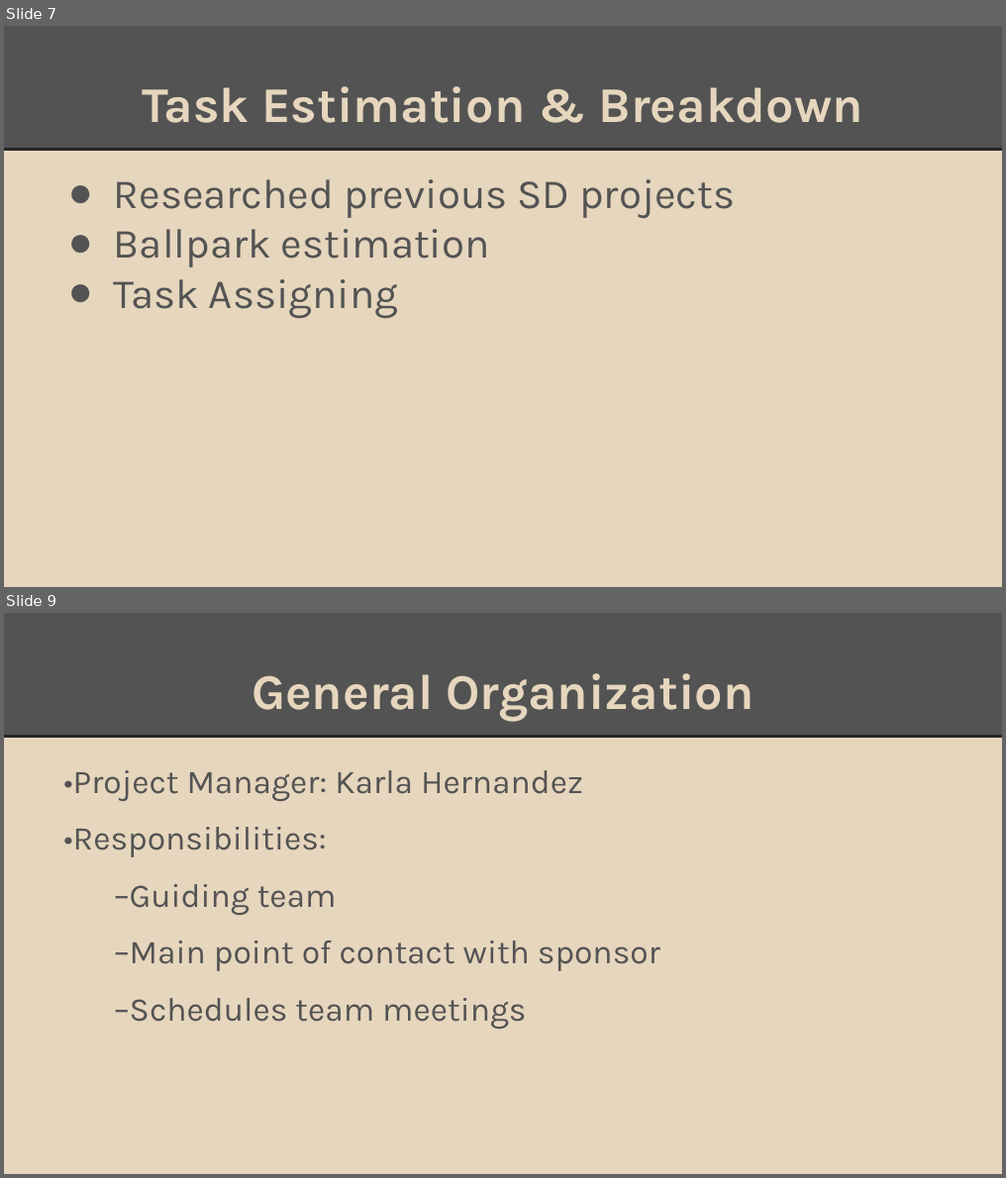
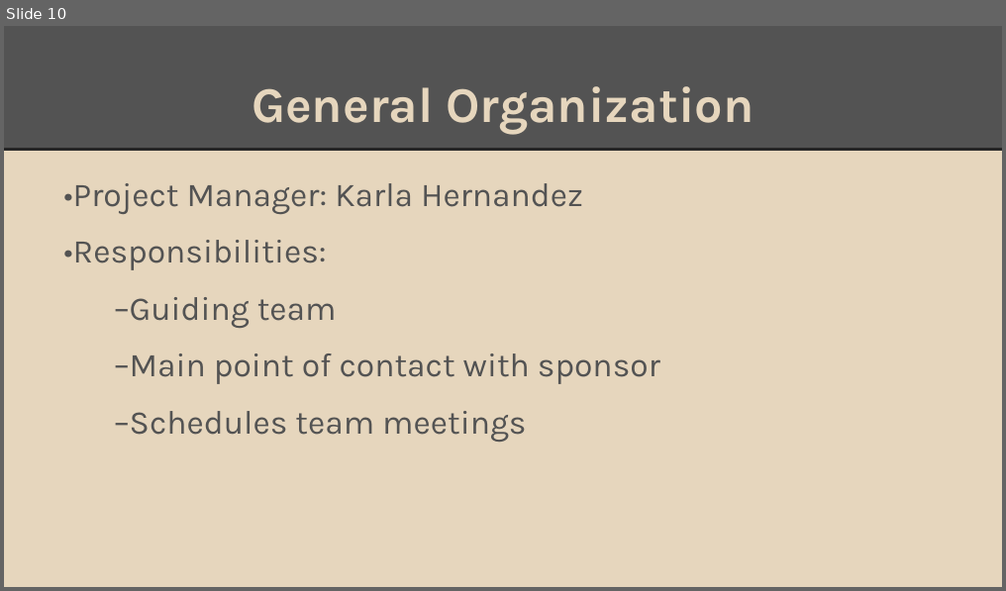
Before and after one commit to Sinmara/Senior-Design, a slide deck: Presentations/Project Charter Presentation.pptx. Shown one above the other, each under a label of ours: slides 7 and 9 before the commit, slide 10 after it; the slides between them are not shown. The pictures are 1006x1178 and 1006x591 pixels, drawn with LibreOffice and Linux fonts; fonts in the diff are those of the drawing. Boxes give left, top, right and bottom in pixels: in the first picture for what was removed or moved away, otherwise in the second. Text is boxed around its words. In the diff, an @@ line names an element or a change of style, - is before the commit and + after.

Commit message:
MS project slides updated

```diff
--- a/Presentations/Project Charter Presentation.pptx
+++ b/Presentations/Project Charter Presentation.pptx
@@ slide 7 removed at (x1=4, y1=26, x2=1002, y2=587), background #E6D6BD; not listed: 2 template elements that a slide beside it also shows @@
@@ title removed at (x1=143, y1=86, x2=863, y2=123) @@
-Task Estimation & Breakdown
@@ text removed at (x1=114, y1=179, x2=735, y2=319) @@
-● Researched previous SD projects
-● Ballpark estimation
-● Task Assigning
@@ what was slide 9 is now slide 10 @@
```
Also in this commit, not shown: 3 slides changed, 2 slides added.
